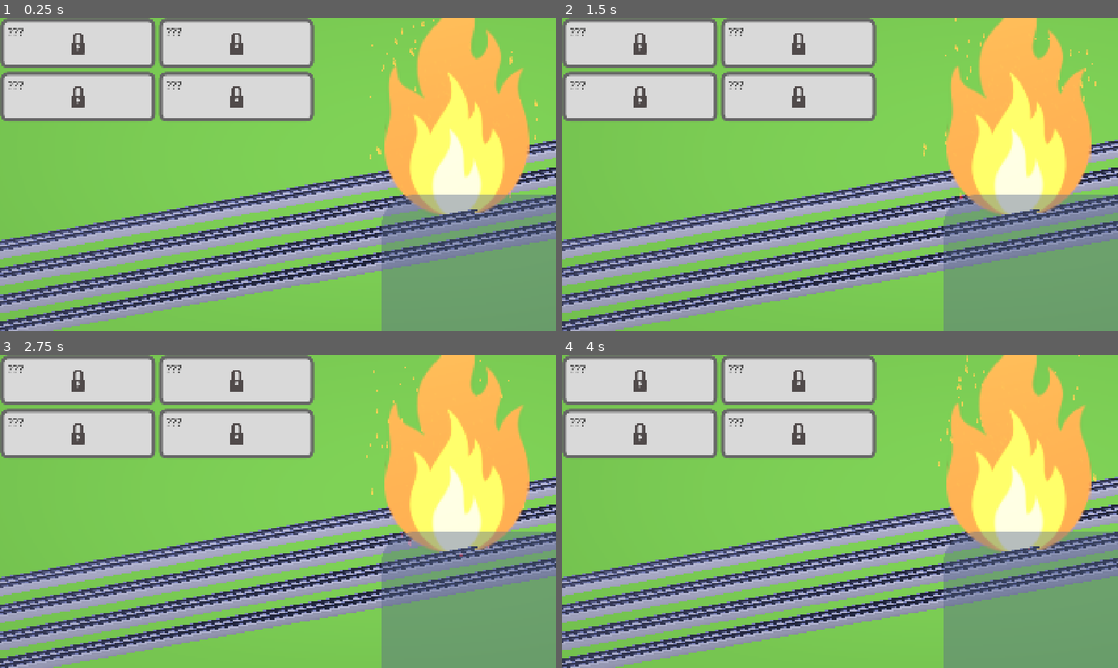
Above: before the commit, frames 1-4 (two rows, left to right).
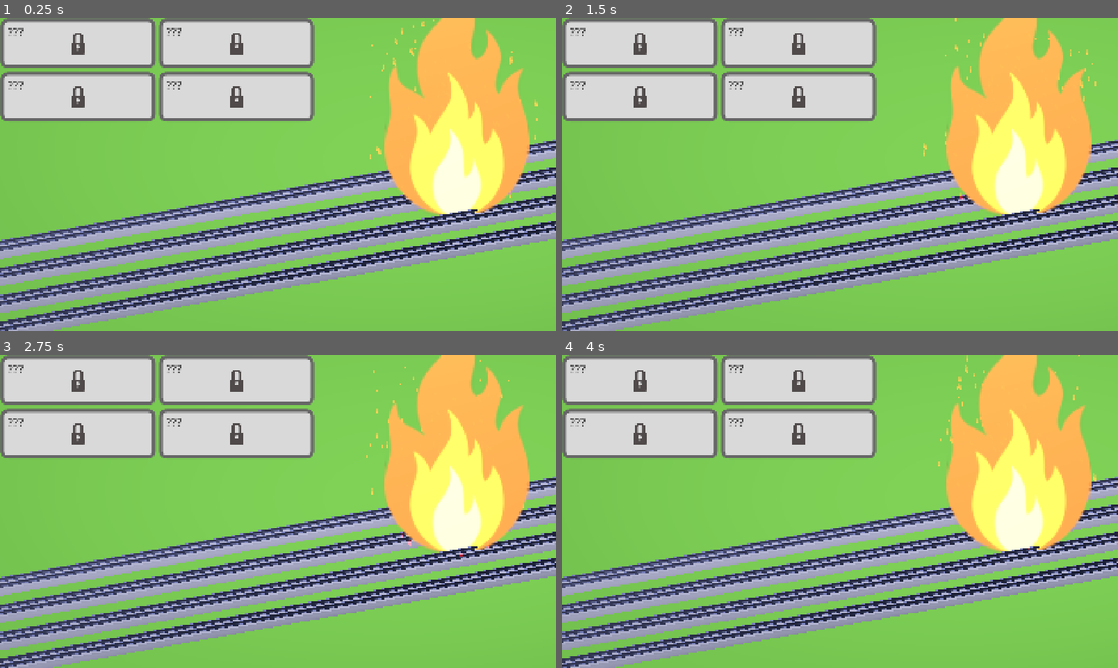
Above: after the commit, the same moments.

Repository: gracedes/mbta-auto-battler
Game: Godot game, scene res://node_2d.tscn
Two runs of this game, one before a commit and one after it. Both use one fixed random seed, a clock stepped at 60 frames per second and the inputs below.
Inputs (mouse positions are in pixels of both pictures, inside the frame that each line leads up to):
- Up to frame 1 (0.25 s): no input
- Up to frame 2 (1.5 s): click (567, 24) at 0.5 s; tap A (add_xp) at 1.35 s
- Up to frame 3 (2.75 s): hold C (toggle_cooldown) from 2.03 s (still down); tap 4 (blue_line) at 2.1 s
- Up to frame 4 (4 s): release C (toggle_cooldown) at 2.78 s; tap 2 (green_line) at 2.85 s; tap Right (next) at 3.6 s

The runs differ from the first frame. In frame 1, 13% of the frame differs, in the area x 68-100%, y 56-100%; in frame 2, 13%; in frame 3, 13%; in frame 4, 13%.
Error in both runs: Invalid access to property or key 'data' on a base object of type 'Nil'. (res://scripts/main.gd:95)

Commit message:
THE NOTIFS ACTUALLY WORK

Diff:
--- a/assets/ui/notif_card.gd
+++ b/assets/ui/notif_card.gd
@@ -1,25 +1,17 @@
 extends Control
+
+@export var display_duration: float = 8.0
 
 @onready var status_label: Label = find_child("StationNotifLabel", true, false)
 @onready var name_label: Label = find_child("StationNameLabel", true, false)
 
-var display_timer: float = 0.0
-
-func _ready() -> void:
-	visible = false
-	modulate.a = 0.0
-
-func _process(delta: float) -> void:
-	if display_timer > 0.0:
-		display_timer -= delta
-		if display_timer <= 0.0:
-			visible = false
-			modulate.a = 0.0
-
-func show_notification(station_name: String, is_new: bool) -> void:
+func setup(station_name: String, is_new: bool) -> void:
 	status_label.text = "New Station Unlocked!" if is_new else "Visited Station:"
 	name_label.text = station_name
 
-	visible = true
-	modulate.a = 1.0
-	display_timer = 3.5
+	modulate.a = 0.0
+	var tween := create_tween()
+	tween.tween_property(self, "modulate:a", 1.0, 0.2)
+	tween.tween_interval(display_duration)
+	tween.tween_property(self, "modulate:a", 0.0, 0.35)
+	tween.tween_callback(queue_free)
--- a/node_2d.tscn
+++ b/node_2d.tscn
@@ -8,7 +8,6 @@
 [ext_resource type="PackedScene" uid="uid://dd1n2bcj21j5q" path="res://assets/world/rails.fbx" id="3_epypp"]
 [ext_resource type="Script" uid="uid://c0sabsx3aj1ic" path="res://scripts/enemy.gd" id="3_hqns4"]
 [ext_resource type="Script" uid="uid://dtd6h1ynbhphw" path="res://scripts/train.gd" id="3_q6r6c"]
-[ext_resource type="PackedScene" uid="uid://bsw71d3g5pbes" path="res://assets/ui/notif_card.tscn" id="4_0h7mo"]
 [ext_resource type="PackedScene" uid="uid://gpp4wab8lcqs" path="res://assets/character/red/redline.fbx" id="5_q6r6c"]
 [ext_resource type="PackedScene" uid="uid://bdru7kinus1lt" path="res://assets/character/orange/orangeline.fbx" id="7_rj586"]
 [ext_resource type="PackedScene" uid="uid://bosrbetdc2khk" path="res://assets/character/blue/blueline.fbx" id="8_4d7sh"]
@@ -541,12 +540,22 @@
 mouse_filter = 2
 theme_override_styles/panel = SubResource("StyleBoxFlat_4r7k6")
 
-[node name="NotifCard" parent="HUD/UI/StationNotifBox" unique_id=263950290 instance=ExtResource("4_0h7mo")]
-layout_mode = 0
-offset_left = 38.0
-offset_top = 280.0
-offset_right = 573.0
-offset_bottom = 452.0
+[node name="MarginContainer" type="MarginContainer" parent="HUD/UI/StationNotifBox" unique_id=1715443195]
+layout_mode = 1
+anchors_preset = 15
+anchor_right = 1.0
+anchor_bottom = 1.0
+offset_top = -1.0
+offset_bottom = -1.0
+grow_horizontal = 2
+grow_vertical = 2
+theme_override_constants/margin_left = 12
+theme_override_constants/margin_top = 100
+theme_override_constants/margin_right = 12
+theme_override_constants/margin_bottom = 12
+
+[node name="NotifStack" type="VBoxContainer" parent="HUD/UI/StationNotifBox/MarginContainer" unique_id=1907452121]
+layout_mode = 2
 
 [node name="Camera3D" type="Camera3D" parent="." unique_id=1322596672]
 transform = Transform3D(0.39236966, -0.39119896, 0.83247185, 0, 0.90505, 0.42530522, -0.9198076, -0.16687685, 0.35511416, 118.51138, 71.25314, 6.9839134)
--- a/scripts/hud.gd
+++ b/scripts/hud.gd
@@ -1,4 +1,6 @@
 extends CanvasLayer
+
+const NOTIF_CARD_SCENE := preload("res://assets/ui/notif_card.tscn") # Update path if in a subfolder
 
 @onready var line_cards := {
 	"Blue": $UI/GridContainer/BlueCard,
@@ -6,24 +8,26 @@
 	"Orange": $UI/GridContainer/OrangeCard,
 	"Red": $UI/GridContainer/RedCard,
 }
-@onready var notif_card = $UI/StationNotifBox/NotifCard
-
+@onready var notif_box: Panel = $UI/StationNotifBox
+@onready var notif_stack: VBoxContainer = $UI/StationNotifBox/MarginContainer/NotifStack
 
 var train_nodes := {}
 
 func _ready() -> void:
+	notif_box.hide()
+
 	var main := get_tree().current_scene
 	main.nearby_lines_updated.connect(_on_nearby_lines_updated)
-	main.xp_gained.connect(_on_xp_gained)
+	main.station_visited.connect(_on_station_visited)
 
 	await get_tree().process_frame
 	for train in get_tree().get_nodes_in_group("trains"):
 		if train.line_name in line_cards:
 			train_nodes[train.line_name] = train
 
+func _process(_delta: float) -> void:
+	notif_box.visible = notif_stack.get_child_count() > 0
 
-
-func _process(_delta: float) -> void:
 	for route in train_nodes:
 		var train = train_nodes[route]
 		var card = line_cards[route]
@@ -41,12 +45,13 @@
 		if route in line_cards:
 			line_cards[route].unlock()
 
-func _on_xp_gained(route: String, xp: int) -> void:
-	if route in line_cards:
-		line_cards[route].unlock()
+func _on_station_visited(station_name: String, is_new: bool) -> void:
+	while notif_stack.get_child_count() >= 2:
+		var oldest := notif_stack.get_child(0)
+		notif_stack.remove_child(oldest)
+		oldest.queue_free()
 
-	var main := get_tree().current_scene
-	if not main.visited.is_empty():
-		var latest_station: String = main.visited.keys().back()
-		var is_new: bool = (xp == 4 * main.XP_GAIN)
-		notif_card.show_notification(latest_station, is_new)
+	var card := NOTIF_CARD_SCENE.instantiate()
+	notif_stack.add_child(card)
+	card.setup(station_name, is_new)
+	notif_box.show()
--- a/scripts/main.gd
+++ b/scripts/main.gd
@@ -150,9 +150,11 @@
 		name = station["attributes"]["name"]
 		if not name in routes:
 			continue
+		var is_new := false
 		if not name in visited:
 			visited[name] = now
 			xp = 4 * XP_GAIN
+			is_new = true
 			print(name)
 		elif station_cooldown and now - visited[name] < VISIT_COOLDOWN:
 			continue
@@ -160,6 +162,7 @@
 			visited[name] = now
 			xp = XP_GAIN
 			print(name)
+		station_visited.emit(name, is_new)
 
 		for route in routes[name]:
 			print(route + " +" + str(xp))
